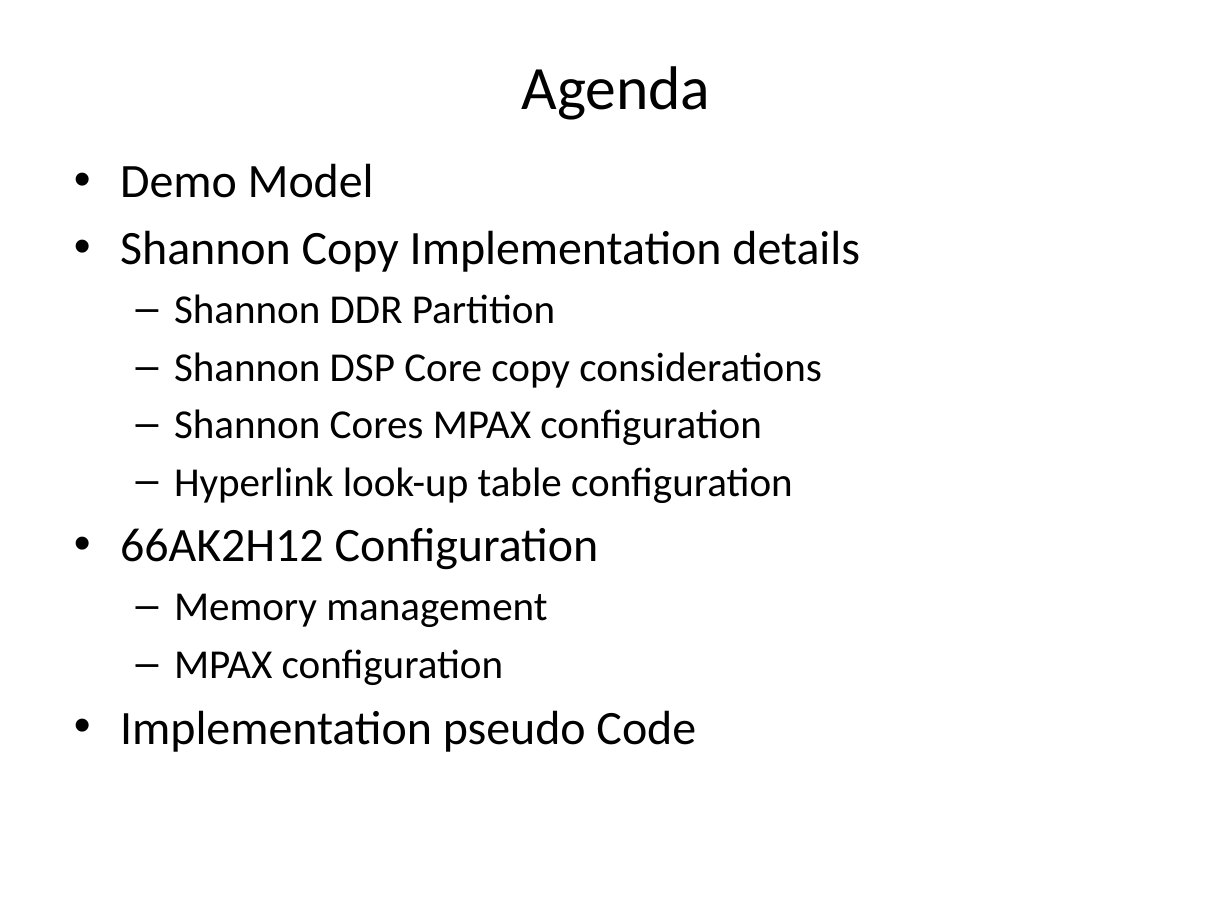
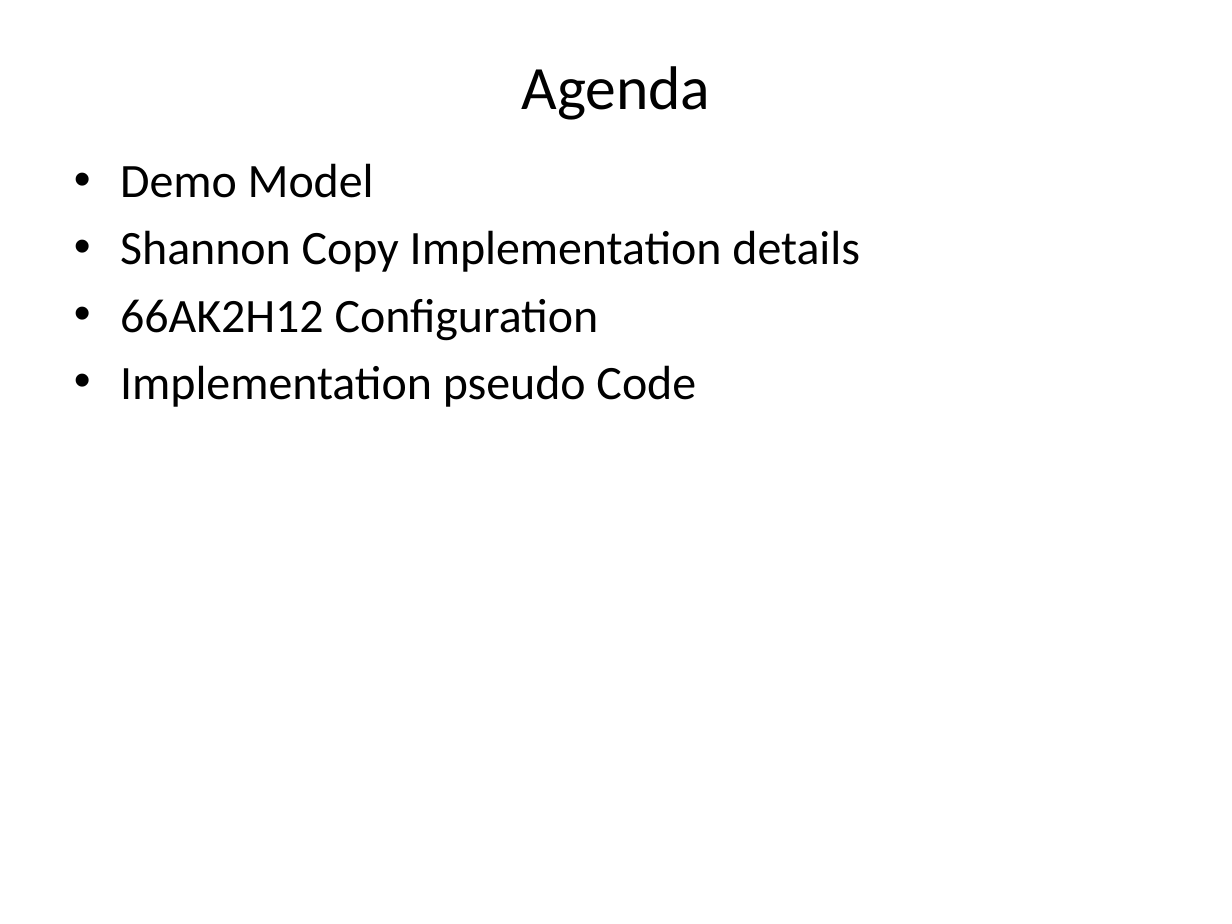
Before and after one commit to hari1989/keystone-workshop, a slide deck: slide 2 of preliminary/Working/presentations/Implementation_of_ProDrive_Model.pptx. Drawn at 1232x924 pixels with LibreOffice and Linux fonts; fonts in the diff are those of the drawing. Boxes give left, top, right and bottom in pixels: in the first picture for what was removed or moved away, otherwise in the second. Text is boxed around its words. In the diff, an @@ line names an element or a change of style, - is before the commit and + after.

```diff
--- a/preliminary/Working/presentations/Implementation_of_ProDrive_Model.pptx
+++ b/preliminary/Working/presentations/Implementation_of_ProDrive_Model.pptx
@@ text at <box>174,294,822,503</box>: paragraphs removed @@
-  – Shannon DDR Partition
-  – Shannon DSP Core copy considerations
-  – Shannon Cores MPAX configuration
-  – Hyperlink look-up table configuration
@@ text at <box>174,593,547,685</box>: paragraphs removed @@
-  – Memory management
-  – MPAX configuration
```
Also in this commit, not shown: 4 other slides changed.
